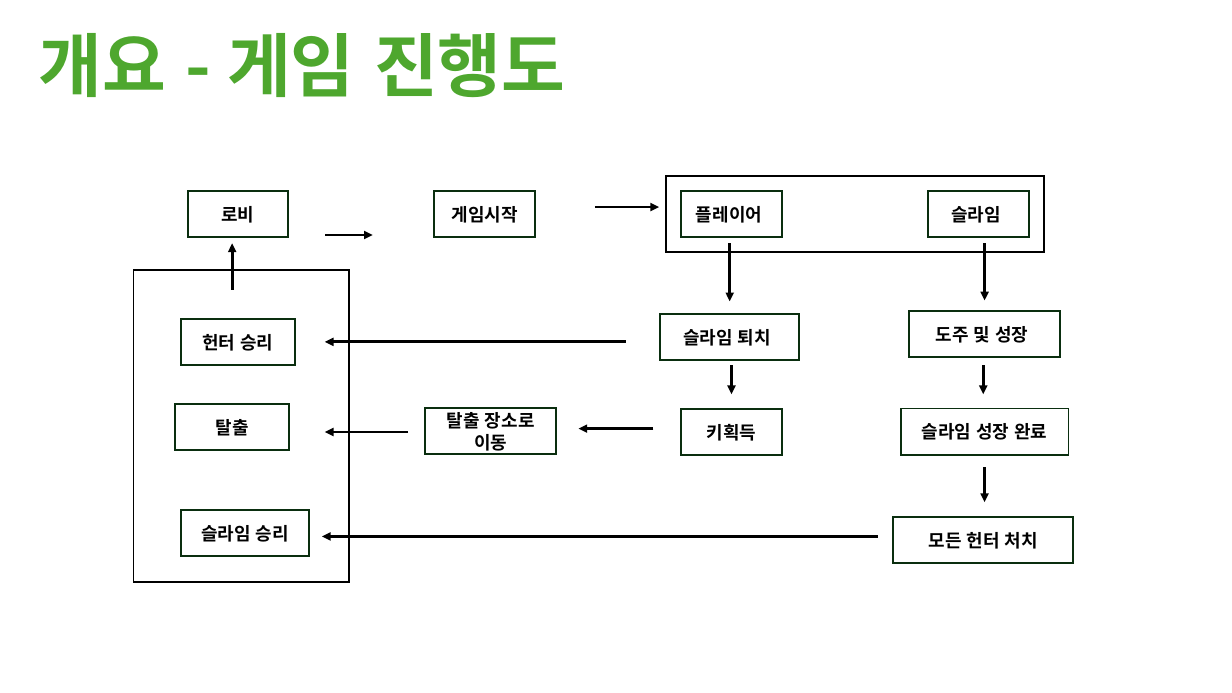
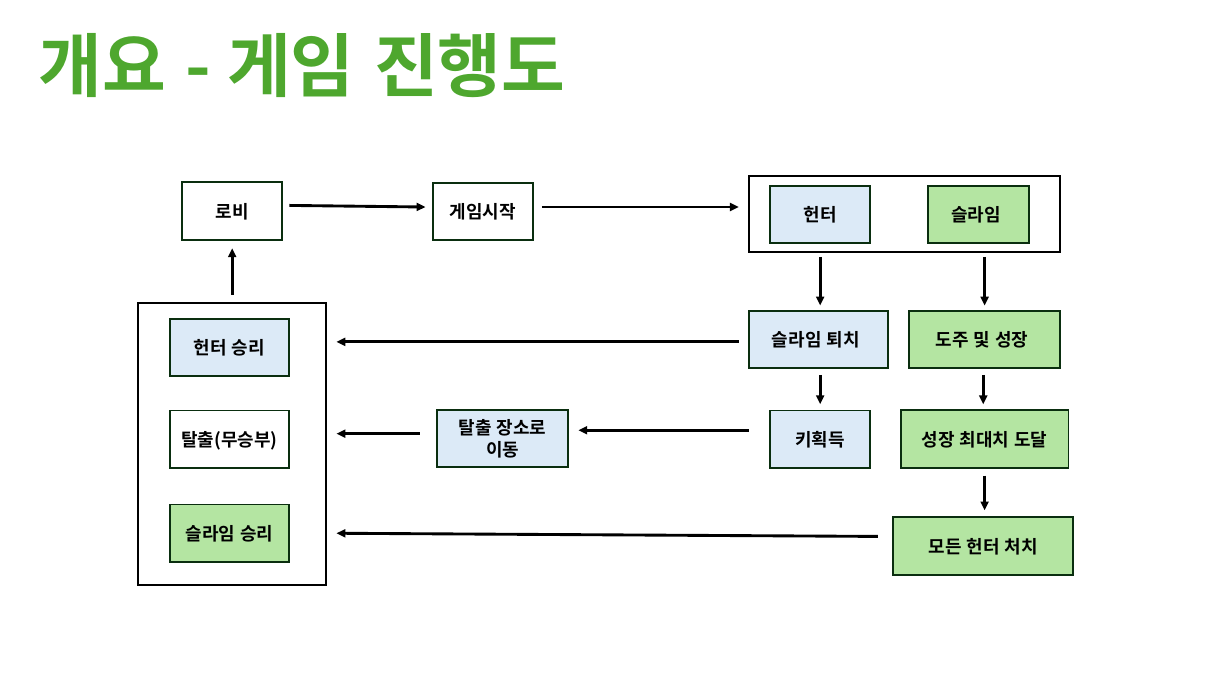
Before and after one commit to M055B411/23TH_TUK_Senior_Project, a slide deck: slide 6 of 제안서/EatUpAll_고윤범_노창현_양재성.pptx. Drawn at 1232x693 pixels with LibreOffice and Linux fonts; fonts in the diff are those of the drawing. Boxes give left, top, right and bottom in pixels: in the first picture for what was removed or moved away, otherwise in the second. Text is boxed around its words. In the diff, an @@ line names an element or a change of style, - is before the commit and + after.

```diff
--- a/제안서/EatUpAll_고윤범_노창현_양재성.pptx
+++ b/제안서/EatUpAll_고윤범_노창현_양재성.pptx
@@ rectangle: place and size @@
-rectangle at [666, 176, 1044, 251]
+rectangle at [750, 176, 1061, 251]
@@ rectangle "로비": place and size @@
-rectangle "로비" at [188, 191, 288, 238]
+rectangle "로비" at [182, 182, 283, 239]
@@ arrow moved from (325, 235) - (372, 235) to (289, 205) - (425, 207) @@
@@ rectangle "게임시작": place and size @@
-rectangle "게임시작" at [434, 191, 535, 238]
+rectangle "게임시작" at [433, 183, 533, 240]
@@ arrow moved from (595, 207) - (659, 207) to (543, 207) - (738, 207) @@
@@ fill none to #DCEAF7 in 5 elements at [437, 409, 568, 467], [170, 319, 289, 376], [750, 311, 888, 368], [770, 410, 870, 468], [770, 186, 871, 243] @@
@@ rectangle "헌터": place and size @@
-rectangle "헌터" at [681, 191, 782, 238]
+rectangle "헌터" at [770, 186, 871, 243]
@@ text in rectangle at [804, 206, 837, 223]: text changed @@
-플레이어
+헌터
@@ rectangle "슬라임": place and size @@
-rectangle "슬라임" at [929, 191, 1030, 238]
+rectangle "슬라임" at [929, 186, 1030, 243]
@@ arrow moved from (232, 289) - (232, 243) to (232, 295) - (232, 249) @@
@@ arrow moved from (730, 243) - (730, 301) to (821, 257) - (821, 305) @@
@@ arrow moved from (985, 243) - (985, 300) to (985, 257) - (985, 305) @@
@@ rectangle: place and size @@
-rectangle at [134, 270, 349, 582]
+rectangle at [138, 303, 326, 585]
@@ rectangle "헌터 승리": place and size @@
-rectangle "헌터 승리" at [181, 319, 296, 365]
+rectangle "헌터 승리" at [170, 319, 289, 376]
@@ rectangle "슬라임 퇴치": place and size @@
-rectangle "슬라임 퇴치" at [661, 314, 799, 360]
+rectangle "슬라임 퇴치" at [750, 311, 888, 368]
@@ rectangle "도주 및 성장": place and size @@
-rectangle "도주 및 성장" at [909, 311, 1060, 357]
+rectangle "도주 및 성장" at [909, 311, 1060, 368]
@@ arrow moved from (626, 342) - (325, 342) to (738, 342) - (336, 342) @@
@@ arrow moved from (732, 365) - (732, 395) to (821, 375) - (821, 404) @@
@@ arrow moved from (983, 365) - (983, 395) to (983, 375) - (983, 404) @@
@@ rectangle "탈출(무승부)": place and size @@
-rectangle "탈출(무승부)" at [175, 404, 289, 450]
+rectangle "탈출(무승부)" at [170, 410, 289, 468]
@@ rectangle "탈출(무승부)" at [170, 410, 289, 468]: fill none to #FFFFFF @@
@@ rectangle "탈출 장소로 이동": place and size @@
-rectangle "탈출 장소로 이동" at [425, 409, 556, 455]
+rectangle "탈출 장소로 이동" at [437, 409, 568, 467]
@@ rectangle "키획득": place and size @@
-rectangle "키획득" at [681, 409, 781, 456]
+rectangle "키획득" at [770, 410, 870, 468]
@@ fill none to #B4E5A2 in 5 elements at [929, 186, 1030, 243], [894, 518, 1073, 575], [909, 311, 1060, 368], [170, 505, 289, 562], [901, 410, 1069, 468] @@
@@ rectangle "성장 최대치 도달": place and size @@
-rectangle "성장 최대치 도달" at [901, 409, 1069, 455]
+rectangle "성장 최대치 도달" at [901, 410, 1069, 468]
@@ text in rectangle at [181, 431, 277, 450]: text changed @@
-탈출
+탈출(무승부)
@@ arrow moved from (409, 433) - (325, 433) to (420, 433) - (336, 433) @@
@@ arrow moved from (653, 429) - (579, 429) to (750, 431) - (579, 431) @@
@@ text in rectangle at [922, 431, 1047, 448]: text changed @@
-슬라임 성장 완료
+성장 최대치 도달
@@ arrow moved from (985, 468) - (985, 502) to (985, 476) - (985, 510) @@
@@ rectangle "슬라임 승리": place and size @@
-rectangle "슬라임 승리" at [181, 510, 310, 556]
+rectangle "슬라임 승리" at [170, 505, 289, 562]
@@ arrow moved from (878, 537) - (323, 537) to (878, 537) - (336, 533) @@
@@ rectangle "모든 헌터 처치": place and size @@
-rectangle "모든 헌터 처치" at [894, 518, 1073, 564]
+rectangle "모든 헌터 처치" at [894, 518, 1073, 575]
```
Also in this commit, not shown: 8 other slides changed, 2 slides added, 2 slides removed, 3 other files.
